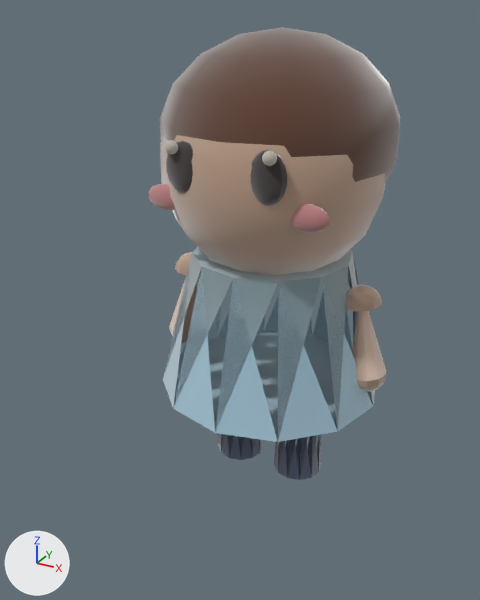
Two versions of the glTF model assets/models/pets/p6a51277f.glb, one commit apart.
Rendered twice from a camera (50 mm lens) standing at (0.378, -0.78, 0.607) and looking at (-0.033, -0.033, 0.233). The lights are fixed; the arrows at lower left show +X, +Y and +Z. The older version comes first. Vertices at exactly the same position are counted once.

The scene before the commit, as lines of its bpy script (objects in view):
```python
me_pet_p6a51277f = bpy.data.meshes.new('pet_p6a51277f')
me_pet_p6a51277f.from_pydata(...)  # 1094 vertices, 2076 faces; spans x -0.173..0.173, y -0.16..0.169, z -0.04..0.585
# faces by material slot: [48, 96, 588, 192, 384, 384, 384]
me_pet_p6a51277f.materials.append(mat_clay__b8e0f5_0_85)
me_pet_p6a51277f.materials.append(mat_clay__5c6b8a_0_85)
me_pet_p6a51277f.materials.append(mat_clay__ffe0cc_0_85)
me_pet_p6a51277f.materials.append(mat_clay__7a4a2c_0_85)
me_pet_p6a51277f.materials.append(mat_clay__4a4046_0_85)
me_pet_p6a51277f.materials.append(mat_clay__ffffff_0_85)
me_pet_p6a51277f.materials.append(mat_clay__ffb3c1_0_85)
ob_pet_p6a51277f = bpy.data.objects.new('pet_p6a51277f', me_pet_p6a51277f)
ob_pet_p6a51277f.location = (0.0, 0.0, 0.0)
```
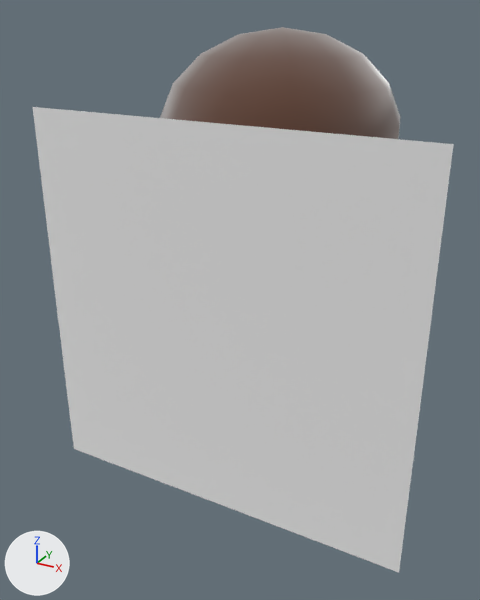
Edits to the scene script, one JSON object a line:
```json
{"op": "add", "block": "mat_clay__ffffff_0_9", "code": ["mat_clay__ffffff_0_9 = bpy.data.materials.new('clay_#ffffff_0.9_-')", "mat_clay__ffffff_0_9.use_nodes = True; mat_clay__ffffff_0_9.node_tree.nodes.clear()", "_N = mat_clay__ffffff_0_9.node_tree.nodes; _L = mat_clay__ffffff_0_9.node_tree.links", "n0 = _N.new('ShaderNodeBsdfPrincipled'); n0.name = 'Principled BSDF'", "n0.inputs[2].default_value = 0.9  # 'Roughness'", "n0.inputs[24].default_value = 1.0  # 'Sheen Weight'", "n1 = _N.new('ShaderNodeOutputMaterial'); n1.name = 'Material Output'", "n2 = _N.new('ShaderNodeVertexColor'); n2.name = 'Color Attribute'", "_L.new(n0.outputs[0], n1.inputs[0])  # 'BSDF' to 'Surface'", "_L.new(n2.outputs[0], n0.inputs[0])  # 'Color' to 'Base Color'"]}
{"block": "me_pet_p6a51277f", "where": "# used by ob_pet_p6a51277f; location = (0.0, 0.0, 0.0)"}
{"block": "me_pet_p6a51277f", "where": "# verts and faces of me_pet_p6a51277f; kept vertices keep their numbers, new ones are numbered from 1094"}
{"op": "remove", "block": "me_pet_p6a51277f", "code": "me_pet_p6a51277f.from_pydata(...)  # 1094 vertices, 2076 faces; spans x -0.173..0.173, y -0.16..0.169, z -0.04..0.585"}
{"op": "add", "block": "me_pet_p6a51277f", "code": "me_pet_p6a51277f.from_pydata(...)  # 1098 vertices, 2078 faces; spans x -0.255..0.255, y -0.16..0.169, z -0.04..0.585"}
{"block": "me_pet_p6a51277f", "change": "me_pet_p6a51277f part 1"}
{"op": "add", "block": "me_pet_p6a51277f", "code": "verts[1094] = (-0.255, -0.16, -0.015)  # pixel (73, 448)"}
{"op": "add", "block": "me_pet_p6a51277f", "code": "verts[1095] = (0.255, -0.16, -0.015)  # pixel (399, 572)"}
{"op": "add", "block": "me_pet_p6a51277f", "code": "verts[1096] = (0.255, -0.16, 0.495)  # pixel (453, 144)"}
{"op": "add", "block": "me_pet_p6a51277f", "code": "verts[1097] = (-0.255, -0.16, 0.495)  # pixel (32, 106)"}
{"op": "add", "block": "me_pet_p6a51277f", "code": "faces += [(1094, 1095, 1096), (1094, 1096, 1097)]  # mat_clay__ffffff_0_9"}
{"block": "me_pet_p6a51277f", "change": "me_pet_p6a51277f part 2: 157 kept faces spanning x -0.173..0.173, y -0.16..0.16, z -0.04..0.3 get new vertex colours; the middle colour goes from grey #bbb4ad to grey #bab2aa"}
{"op": "add", "block": "me_pet_p6a51277f", "code": "me_pet_p6a51277f.materials.append(mat_clay__ffffff_0_9)"}
```

Location of each change, (x1, y1, x2, y2) in pixels of the pictures (480 x 600 px):
```json
{"object": "pet_p6a51277f", "change": "reshaped", "before": [149, 27, 401, 480], "after": [33, 27, 454, 572], "on screen": "67% wider, 20% taller"}
{"part": 1, "of": "me_pet_p6a51277f", "change": "added", "after": [33, 107, 454, 572]}
{"part": 2, "of": "me_pet_p6a51277f", "change": "recoloured", "before": [163, 247, 386, 480]}
```
